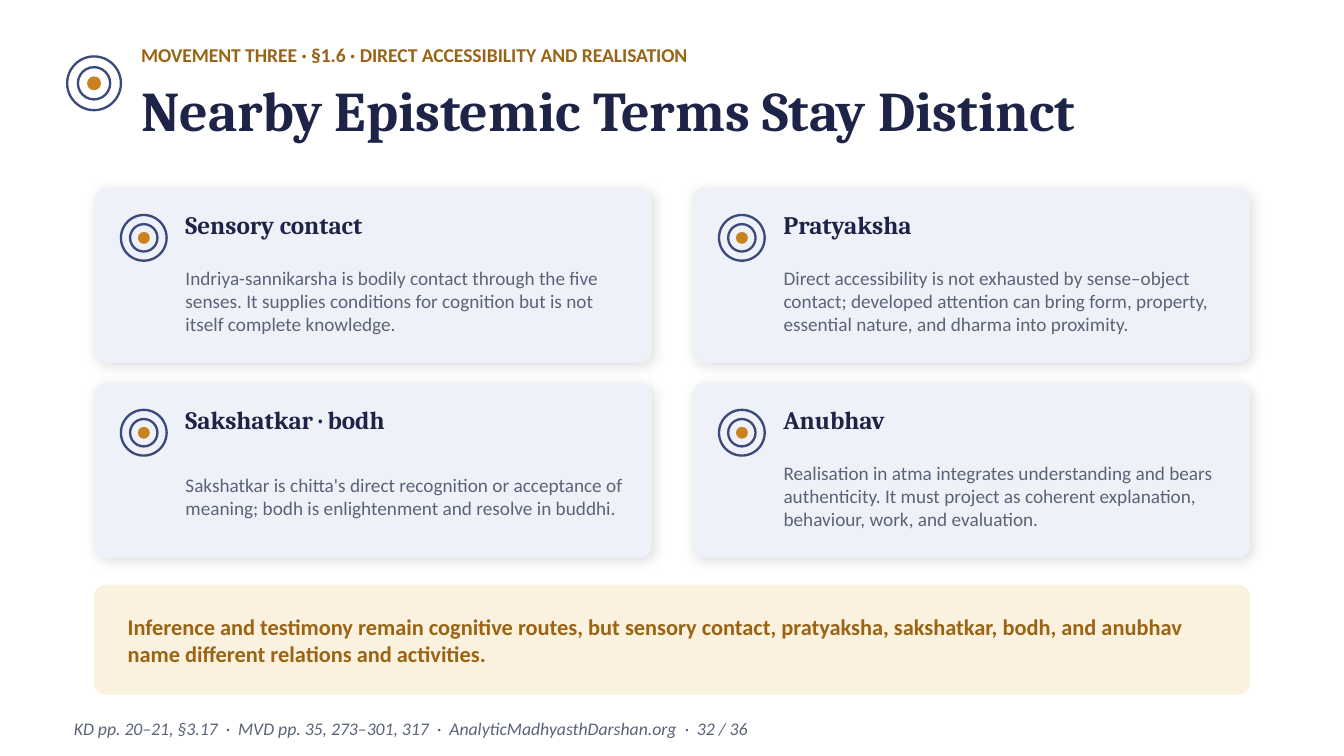
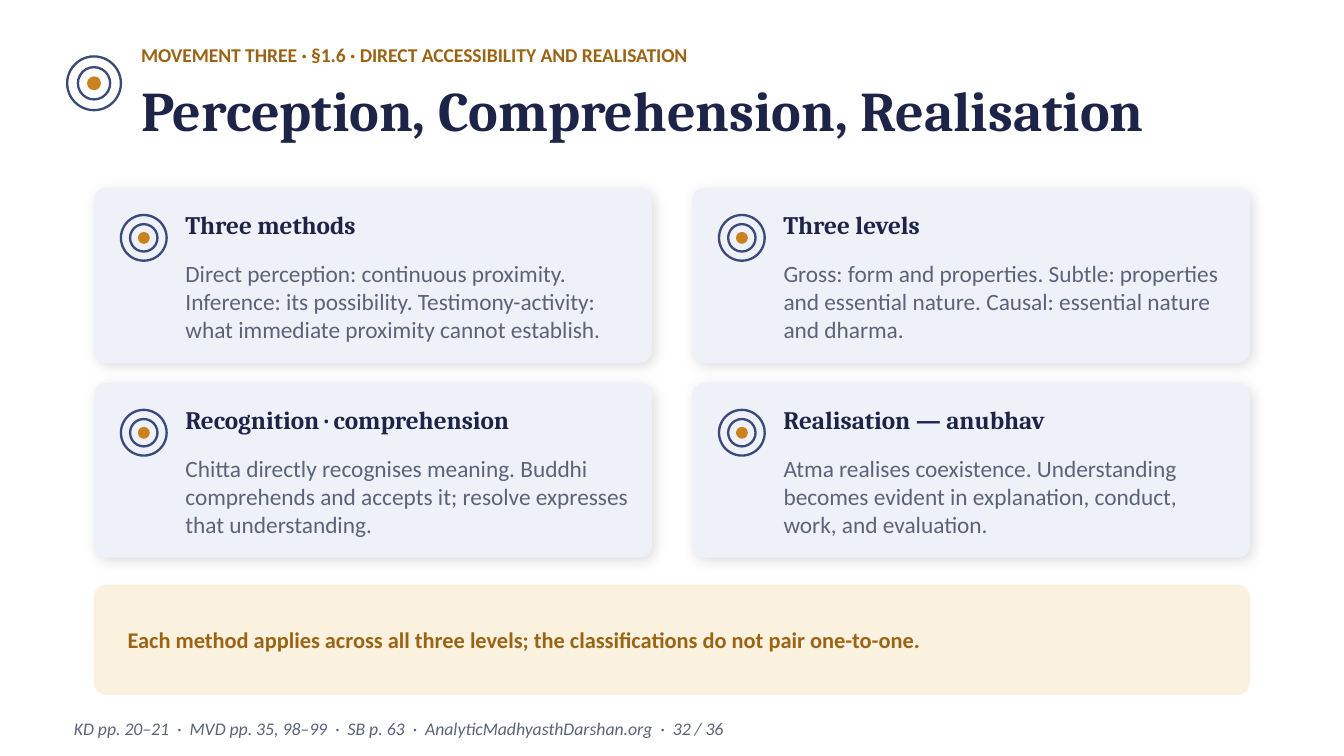
Before and after one commit to raghavamohan/AnalyticMadhyasthDarshan, a slide deck: slide 32 of Studies/The-Epistemology-of-Coexistence/The-Epistemology-of-Coexistence-Madhyasth-Darshan.pptx. Drawn at 1344x756 pixels with LibreOffice and Linux fonts; fonts in the diff are those of the drawing. Boxes give left, top, right and bottom in pixels: in the first picture for what was removed or moved away, otherwise in the second. Text is boxed around its words. In the diff, an @@ line names an element or a change of style, - is before the commit and + after.

```diff
--- a/Studies/The-Epistemology-of-Coexistence/The-Epistemology-of-Coexistence-Madhyasth-Darshan.pptx
+++ b/Studies/The-Epistemology-of-Coexistence/The-Epistemology-of-Coexistence-Madhyasth-Darshan.pptx
@@ text at [141,92,1144,143]: text changed @@
-Nearby Epistemic Terms Stay Distinct
+Perception, Comprehension, Realisation
@@ text at [185,216,355,234]: text changed @@
-Sensory contact
+Three methods
@@ text at [783,216,919,234]: text changed @@
-Pratyaksha
+Three levels
@@ text at [185,266,600,342]: text changed; size 10.3 to 12.5 pt @@
-Indriya-sannikarsha is bodily contact through the five senses. It supplies conditions for cognition but is not itself complete knowledge.
+Direct perception: continuous proximity. Inference: its possibility. Testimony-activity: what immediate proximity cannot establish.
@@ text at [784,266,1218,338]: text changed; size 10.3 to 12.5 pt @@
-Direct accessibility is not exhausted by sense–object contact; developed attention can bring form, property, essential nature, and dharma into proximity.
+Gross: form and properties. Subtle: properties and essential nature. Causal: essential nature and dharma.
@@ text at [185,411,509,435]: text changed @@
-Sakshatkar · bodh
+Recognition · comprehension
@@ text at [783,411,1044,429]: text changed @@
-Anubhav
+Realisation — anubhav
@@ text at [185,461,628,537]: text changed; size 10.3 to 12.5 pt @@
-Sakshatkar is chitta's direct recognition or acceptance of meaning; bodh is enlightenment and resolve in buddhi.
+Chitta directly recognises meaning. Buddhi comprehends and accepts it; resolve expresses that understanding.
@@ text at [784,461,1177,536]: text changed; size 10.3 to 12.5 pt @@
-Realisation in atma integrates understanding and bears authenticity. It must project as coherent explanation, behaviour, work, and evaluation.
+Atma realises coexistence. Understanding becomes evident in explanation, conduct, work, and evaluation.
@@ text at [128,632,920,652]: text changed @@
-Inference and testimony remain cognitive routes, but sensory contact, pratyaksha, sakshatkar, bodh, and anubhav name different relations and activities.
+Each method applies across all three levels; the classifications do not pair one-to-one.
@@ text at [74,722,724,738]: text changed @@
-KD pp. 20–21, §3.17 · MVD pp. 35, 273–301, 317 · AnalyticMadhyasthDarshan.org · 32 / 36
+KD pp. 20–21 · MVD pp. 35, 98–99 · SB p. 63 · AnalyticMadhyasthDarshan.org · 32 / 36
```
Also in this commit, not shown: 33 other slides changed, 1 other file.
